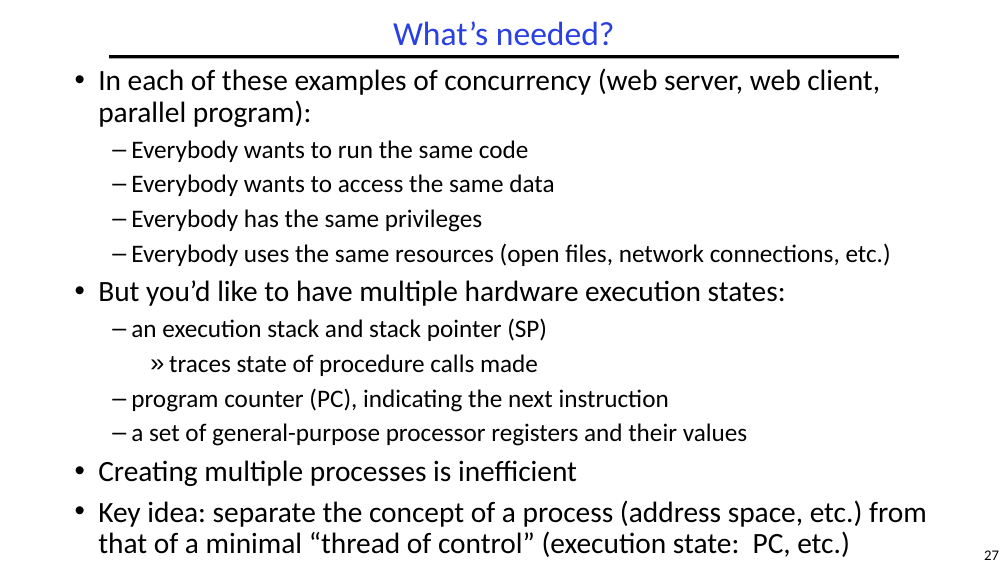
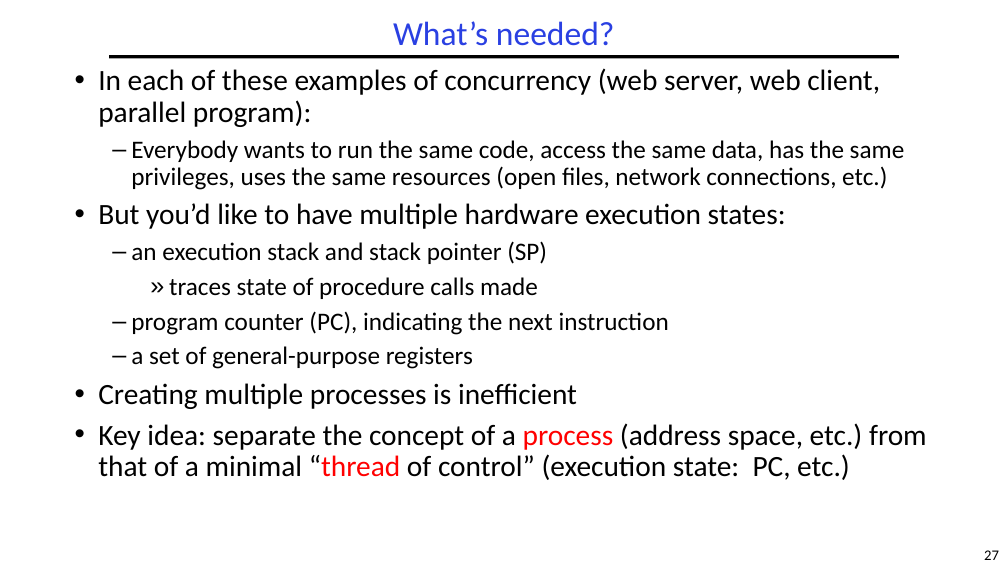
Before and after one commit to guhofstra/CSC256Fa25, a slide deck: slide 27 of PPTs/L2-Processes Threads.pptx. Drawn at 1008x567 pixels with LibreOffice and Linux fonts; fonts in the diff are those of the drawing. Boxes give left, top, right and bottom in pixels: in the first picture for what was removed or moved away, otherwise in the second. Text is boxed around its words. In the diff, an @@ line names an element or a change of style, - is before the commit and + after.

```diff
--- a/PPTs/L2-Processes Threads.pptx
+++ b/PPTs/L2-Processes Threads.pptx
@@ text at <box>98,68,927,480</box>: paragraph removed @@
-• This execution state is usually called a thread, or sometimes, a lightweight process
@@ text at <box>131,140,905,190</box>: text changed @@
-  – Everybody wants to run the same code
-  – Everybody wants to access the same data
-  – Everybody has the same privileges
-  – Everybody uses the same resources (open files, network connections, etc.)
+  – Everybody wants to run the same code, access the same data, has the same privileges, uses the same resources (open files, network connections, etc.)
@@ text at <box>131,346,473,369</box>: text changed @@
-  – a set of general-purpose processor registers and their values
+  – a set of general-purpose registers
@@ text at <box>98,423,927,480</box>: text colour #000000 to #FF0000 in "process “thread" @@
```
Also in this commit, not shown: 8 other slides changed, 1 other file.
